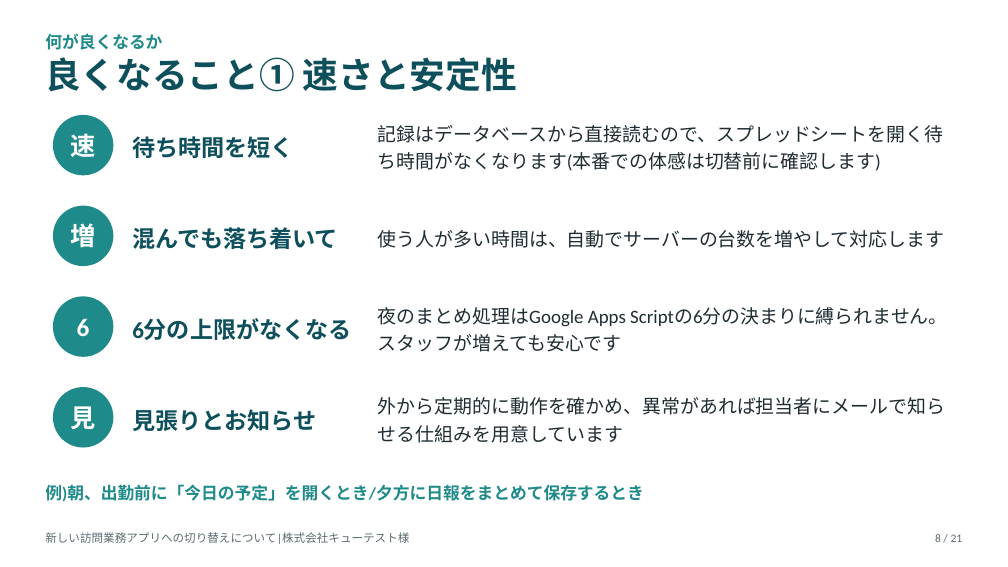
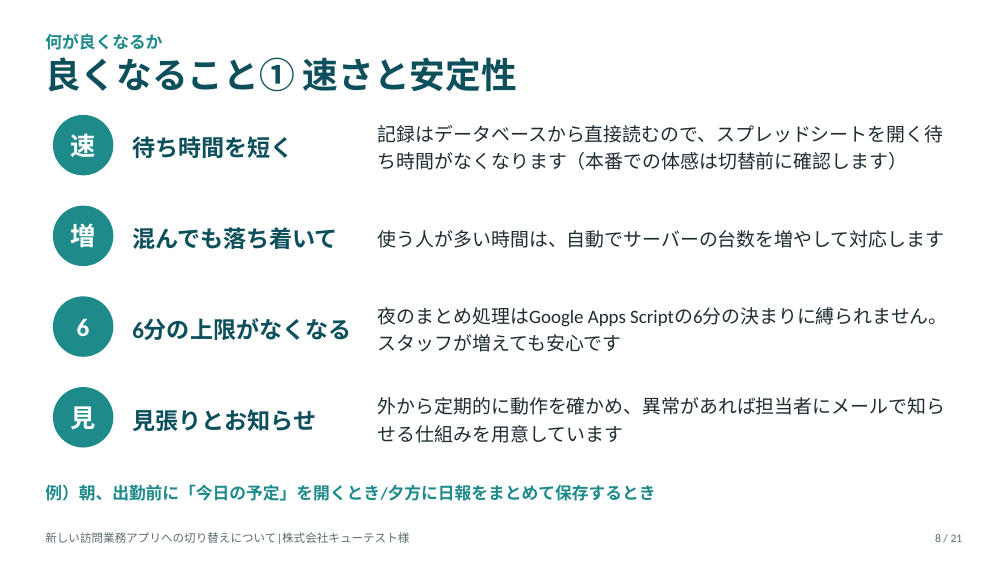
Before and after one commit to katahimo-dev/katahimo-app, a slide deck: slide 8 of doc/partner/新アプリ切替のご説明_キューテスト様.pptx. Drawn at 1008x567 pixels with LibreOffice and Linux fonts; fonts in the diff are those of the drawing. Boxes give left, top, right and bottom in pixels: in the first picture for what was removed or moved away, otherwise in the second. Text is boxed around its words. In the diff, an @@ line names an element or a change of style, - is before the commit and + after.

```diff
--- a/doc/partner/新アプリ切替のご説明_キューテスト様.pptx
+++ b/doc/partner/新アプリ切替のご説明_キューテスト様.pptx
@@ text at bbox=[378, 125, 943, 170]: text changed @@
-記録はデータベースから直接読むので、スプレッドシートを開く待ち時間がなくなります(本番での体感は切替前に確認します)
+記録はデータベースから直接読むので、スプレッドシートを開く待ち時間がなくなります（本番での体感は切替前に確認します）
@@ text at bbox=[45, 484, 655, 501]: text changed @@
-例)朝、出勤前に「今日の予定」を開くとき/夕方に日報をまとめて保存するとき
+例）朝、出勤前に「今日の予定」を開くとき/夕方に日報をまとめて保存するとき
```
Also in this commit, not shown: 17 other slides changed, 3 other files.
